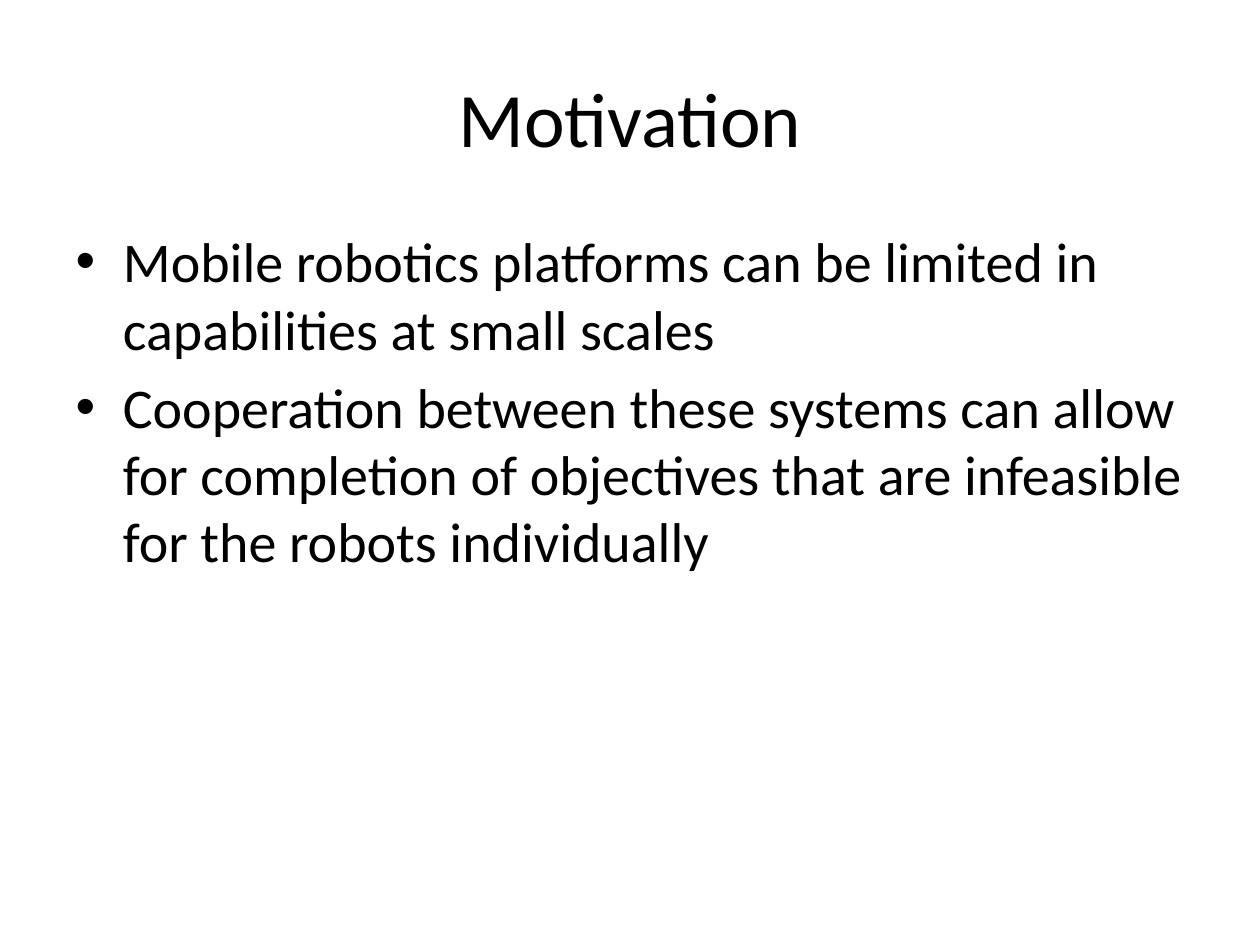
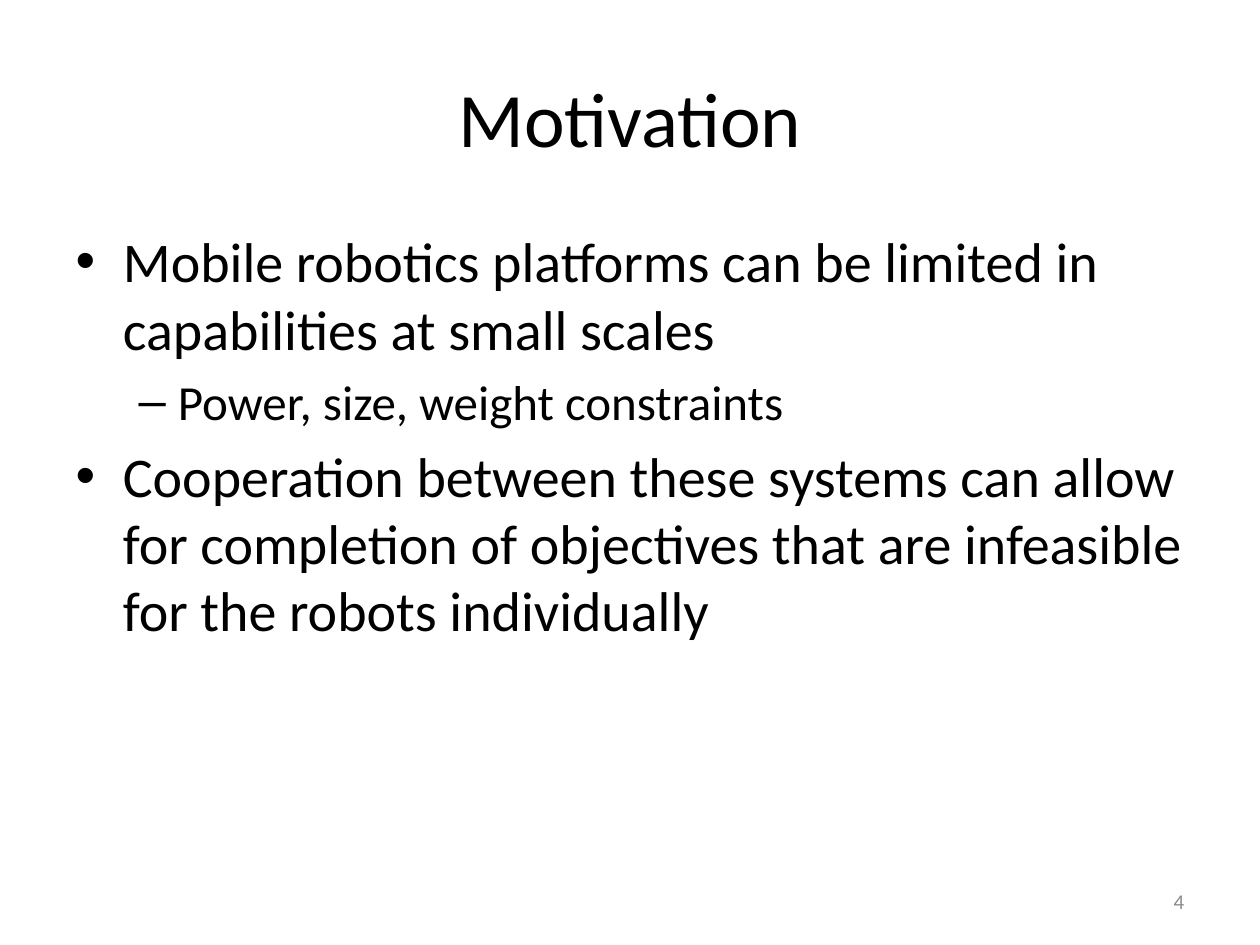
Before and after one commit to ryanjulian/manuscript-aamas2013, a slide deck: slide 4 of presentation/AAMAS_2013.pptx. Drawn at 1260x945 pixels with LibreOffice and Linux fonts; fonts in the diff are those of the drawing. Boxes give left, top, right and bottom in pixels: in the first picture for what was removed or moved away, otherwise in the second. Text is boxed around its words. In the diff, an @@ line names an element or a change of style, - is before the commit and + after.

```diff
--- a/presentation/AAMAS_2013.pptx
+++ b/presentation/AAMAS_2013.pptx
@@ text at box(178, 386, 783, 429): paragraph added @@
+  – Power, size, weight constraints
@@ page number added at box(1174, 895, 1185, 909), 12 pt, text #8C8C8C @@
+4
```
Also in this commit, not shown: 20 other slides changed, 2 slides added, 2 slides removed, 1 other file.
